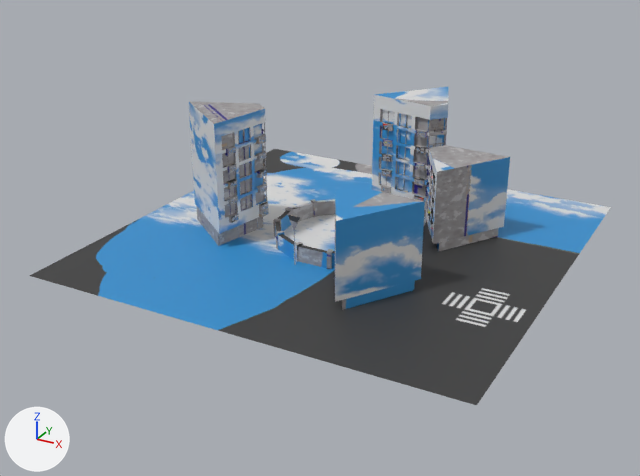
An edit to the OBJ model slide puzzle/Resources/titleStage/titleStage.obj, drawn before and after from the same camera.
Both versions are drawn from a camera (50 mm lens) standing at (51.8, -101.6, 50.0) and looking at (-3.1, -1.7, 0.1). The lights are fixed; the arrows at lower left show +X, +Y and +Z. Where no turn or scale is listed for an object, it has been applied to the vertices. Vertices at the same position are counted once.

The older version as bpy lines, for what is in view:
```python
me_unit_148_立方体_686 = bpy.data.meshes.new('unit.148_立方体.686')
me_unit_148_立方体_686.from_pydata(...)  # 12630 vertices, 9248 faces; spans x -30.0..30.0, y -30.0..30.0, z -0.7..17.5
me_unit_148_立方体_686.materials.append(mat_マテリアル_002)  # picture img_unit_png
ob_unit_148_立方体_686 = bpy.data.objects.new('unit.148_立方体.686', me_unit_148_立方体_686)
ob_unit_148_立方体_686.location = (0.0, 0.0, 0.0)
```
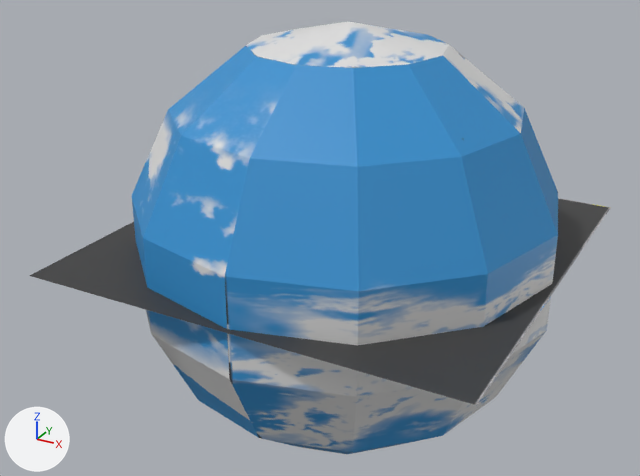
Changed parts and their boxes [x1, y1, x2, y2] in the pictures (640 x 476 px):
'unit.148_立方体.686', reshaped
    before: [30, 87, 611, 405]
    after: [30, 22, 611, 454]
part 1 of me_unit_148_立方体_686, added (blue)
    after: [132, 22, 558, 454]
part 2 of me_unit_148_立方体_686, surface changed (blue to grey)
    before: [93, 87, 611, 405]
    after: [93, 198, 611, 405]

Diff of the bpy script that builds the scene:
```diff
--- a/slide puzzle/Resources/titleStage/titleStage.obj.py
+++ b/slide puzzle/Resources/titleStage/titleStage.obj.py
@@ me_unit_148_立方体_686 @@
 # used by ob_unit_148_立方体_686; location = (0.0, 0.0, 0.0)
-me_unit_148_立方体_686.from_pydata(...)  # 12630 vertices, 9248 faces; spans x -30.0..30.0, y -30.0..30.0, z -0.7..17.5
+me_unit_148_立方体_686.from_pydata(...)  # 12704 vertices, 9332 faces; spans x -30.0..30.0, y -30.0..30.0, z -30.0..30.0
+# me_unit_148_立方体_686 part 1: a new loose piece, a UV sphere (12 segments, 7 rings, poles along z) spanning x -29.2..29.2, y -29.2..29.2, z -30.0..30.0, in mat_マテリアル_002 (picture img_unit_png)
+# me_unit_148_立方体_686 part 2: 9227 kept faces spanning x -30.0..30.0, y -30.0..30.0, z -0.7..17.5 get new texture (UV) coordinates
 me_unit_148_立方体_686.materials.append(mat_マテリアル_002)
```
